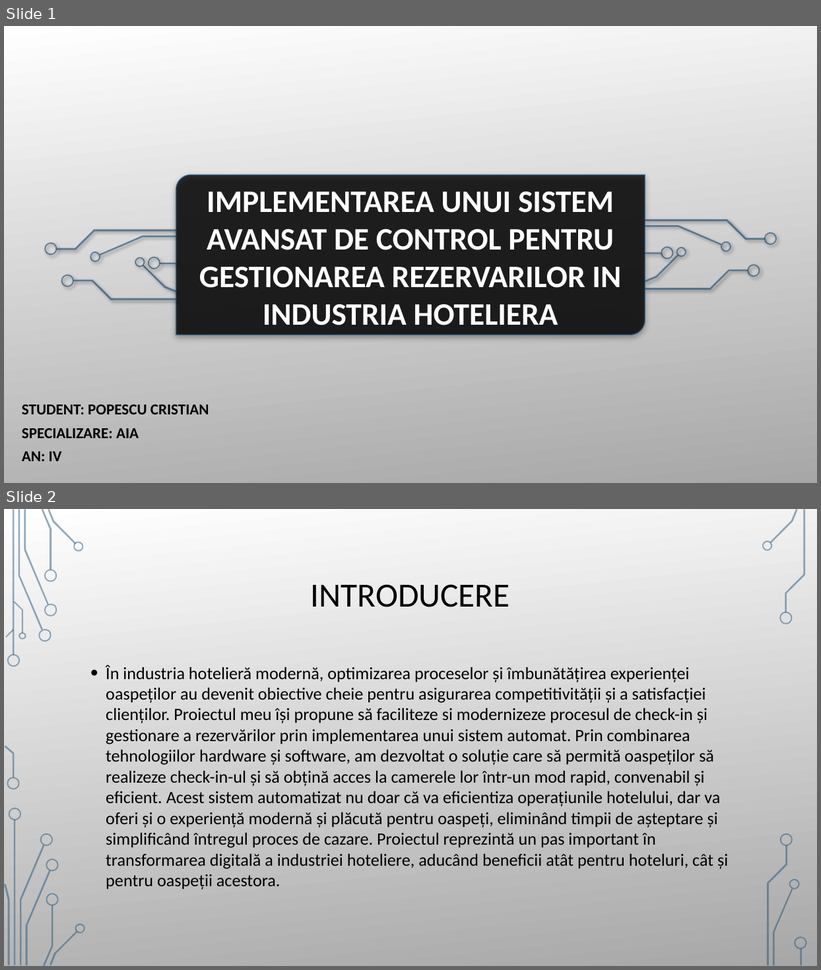
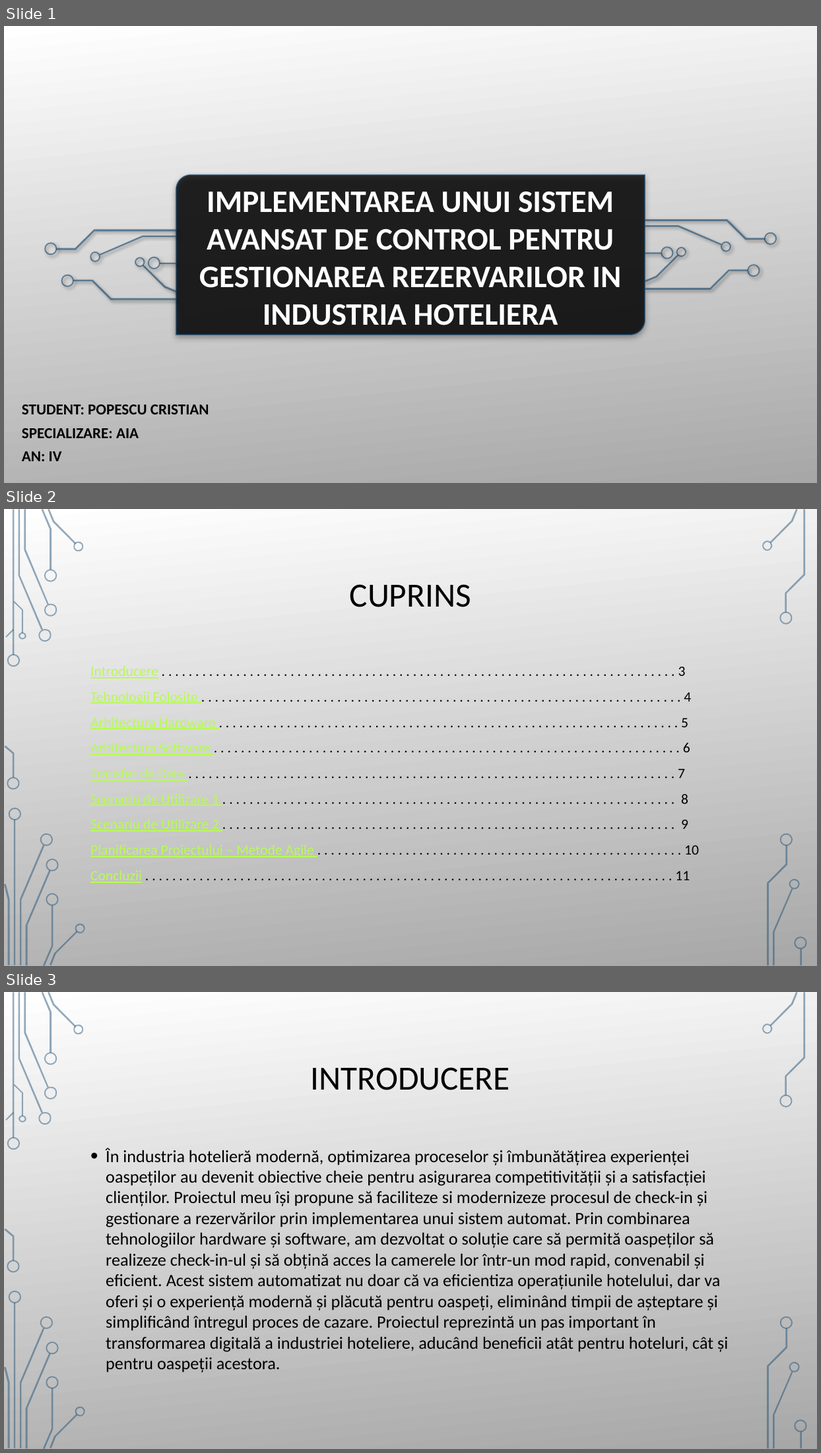
Before and after one commit to BUSTheid/ASIPSI-Proiect, a slide deck: Prezentare.pptx. Shown one above the other, each under a label of ours: slides 1 and 2 before the commit, slides 1, 2 and 3 after it. The pictures are 821x970 and 821x1453 pixels, drawn with LibreOffice and Linux fonts; fonts in the diff are those of the drawing; background and template pictures are left out. Boxes give left, top, right and bottom in pixels: in the first picture for what was removed or moved away, otherwise in the second. Text is boxed around its words. In the diff, an @@ line names an element or a change of style, - is before the commit and + after.

Commit message:
Update Cuprins Prezentare

```diff
--- a/Prezentare.pptx
+++ b/Prezentare.pptx
@@ slide 2 added at <box>4,509,817,966</box>, background picture (left out); not listed: 36 template elements that a slide beside it also shows @@
@@ rectangle added at <box>4,509,817,966</box>, fill gradient #FFFFFF to #A7A7A7 @@
@@ title added at <box>350,584,471,607</box>, 40 pt, text #000000 @@
+CUPRINS
@@ text added at <box>90,666,699,883</box>, 16.8 pt, text #000000 @@
+Introducere . . . . . . . . . . . . . . . . . . . . . . . . . . . . . . . . . . . . . . . . . . . . . . . . . . . . . . . . . . . . . . . . . . . . . . . . . . . . 3
+Tehnologii Folosite . . . . . . . . . . . . . . . . . . . . . . . . . . . . . . . . . . . . . . . . . . . . . . . . . . . . . . . . . . . . . . . . . . . . . . . 4
+Arhitectura Hardware . . . . . . . . . . . . . . . . . . . . . . . . . . . . . . . . . . . . . . . . . . . . . . . . . . . . . . . . . . . . . . . . . . . . 5
+Arhitectura Software . . . . . . . . . . . . . . . . . . . . . . . . . . . . . . . . . . . . . . . . . . . . . . . . . . . . . . . . . . . . . . . . . . . . . 6
+Transfer de Date . . . . . . . . . . . . . . . . . . . . . . . . . . . . . . . . . . . . . . . . . . . . . . . . . . . . . . . . . . . . . . . . . . . . . . . . 7
+Scenariu de Utilizare 1 . . . . . . . . . . . . . . . . . . . . . . . . . . . . . . . . . . . . . . . . . . . . . . . . . . . . . . . . . . . . . . . . . . . 8
+Scenariu de Utilizare 2 . . . . . . . . . . . . . . . . . . . . . . . . . . . . . . . . . . . . . . . . . . . . . . . . . . . . . . . . . . . . . . . . . . . 9
+Planificarea Proiectului – Metode Agile . . . . . . . . . . . . . . . . . . . . . . . . . . . . . . . . . . . . . . . . . . . . . . . . . . . . . . 10
+Concluzii . . . . . . . . . . . . . . . . . . . . . . . . . . . . . . . . . . . . . . . . . . . . . . . . . . . . . . . . . . . . . . . . . . . . . . . . . . . . . . 11
@@ group added at <box>4,509,85,966</box>: 24 freeform shapes, 2 rectangles @@
@@ group added at <box>762,509,807,966</box>: 9 freeform shapes, 1 rectangle @@
@@ what was slide 2 is now slide 3 @@
```
